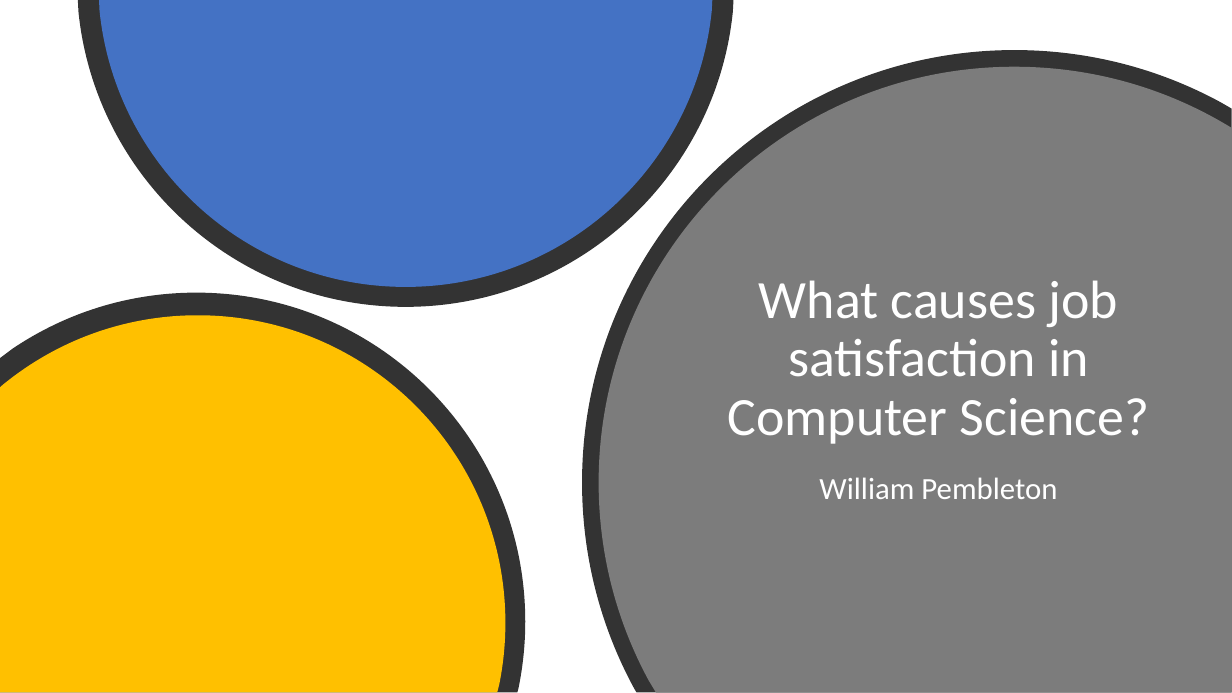
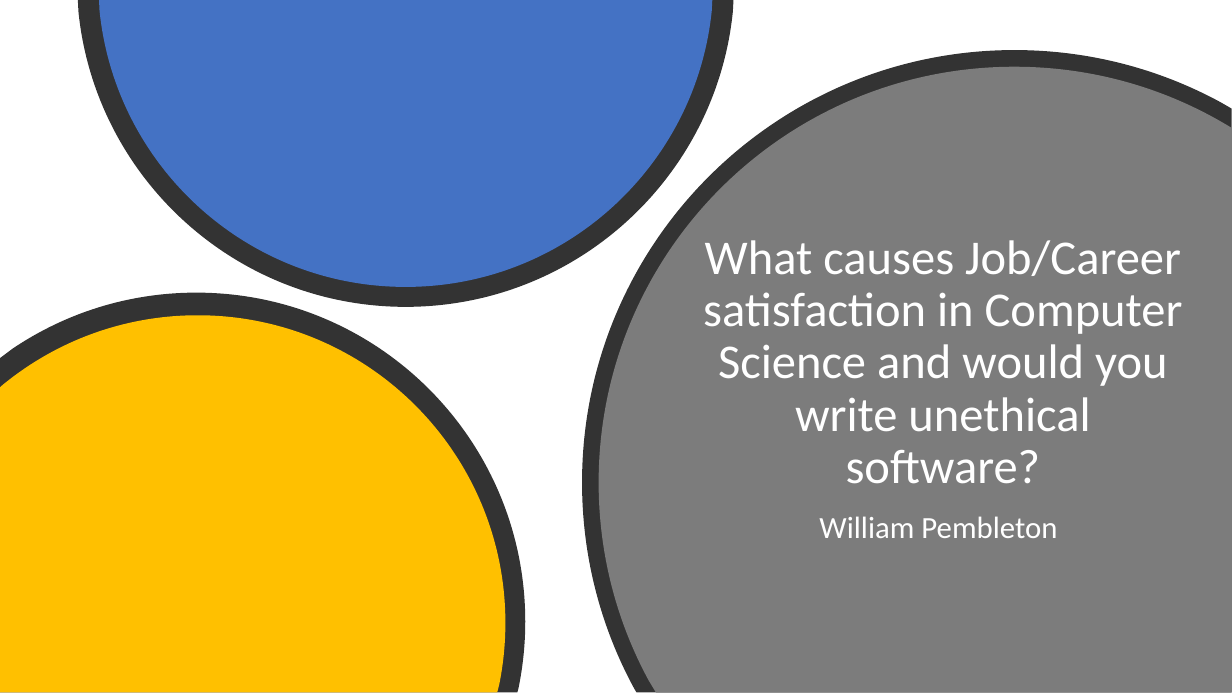
Before and after one commit to Iotaslair/DM-ML-Personal-Project, a slide deck: slide 1 of Presentations/For Me/Presentation.pptx. Drawn at 1232x693 pixels with LibreOffice and Linux fonts; fonts in the diff are those of the drawing. Boxes give left, top, right and bottom in pixels: in the first picture for what was removed or moved away, otherwise in the second. Text is boxed around its words. In the diff, an @@ line names an element or a change of style, - is before the commit and + after.

```diff
--- a/Presentations/For Me/Presentation.pptx
+++ b/Presentations/For Me/Presentation.pptx
@@ title at <box>703,240,1183,484</box>: text changed; size 42 to 37.8 pt @@
-What causes job satisfaction in Computer Science?
+What causes Job/Career satisfaction in Computer Science and would you write unethical software?
@@ subtitle "William Pembleton": place and size @@
-subtitle "William Pembleton" at <box>819,477,1057,499</box>
+subtitle "William Pembleton" at <box>819,516,1057,538</box>
```
Also in this commit, not shown: 5 other slides changed, 9 slides added, 10 slides removed, 4 other files.
